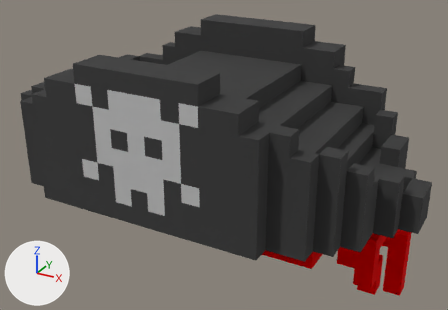
Before and after pictures for a commit that changed the glTF model public/b-b0-customizer/models/accessories_head_piratehat.glb.
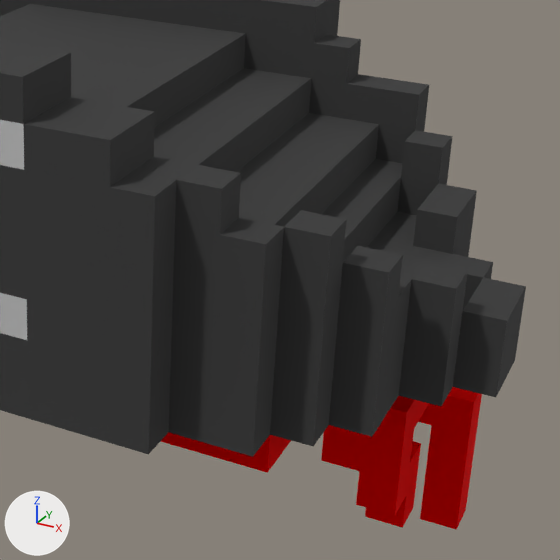
Each version is shown whole from a camera (50 mm lens) standing at (16.4, -29.0, 42.0) and looking at (0.2, 0.5, 27.2), then close up on the part from 42% to 100% of the width and 16% to 100% of the height. The axes (+X, +Y, +Z) are drawn at lower left. The lights are the same throughout. The last two pictures show the newer version.

Names of what the first close-up shows: 'model_0', 'model_0.001'.
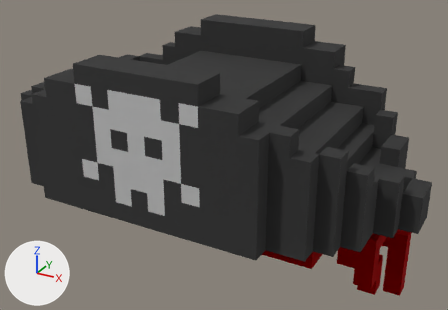
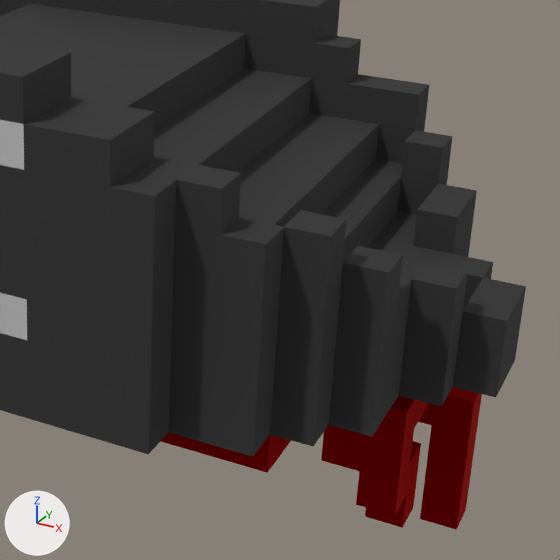
Location of each change, (x1, y1, x2, y2) in pixels of the close-ups (560 x 560 px):
'model_0.001', recoloured
    both: (161, 387, 482, 530)

The edits, one by one:
Material 'bb0 buksi.vox Material 216' (mat_bb0_buksi_vox_material_216) changes colour from red #ef0000 to red #b20000; in linear values from (0.864, 0.0, 0.0) to (0.446, 0.0, 0.0).
